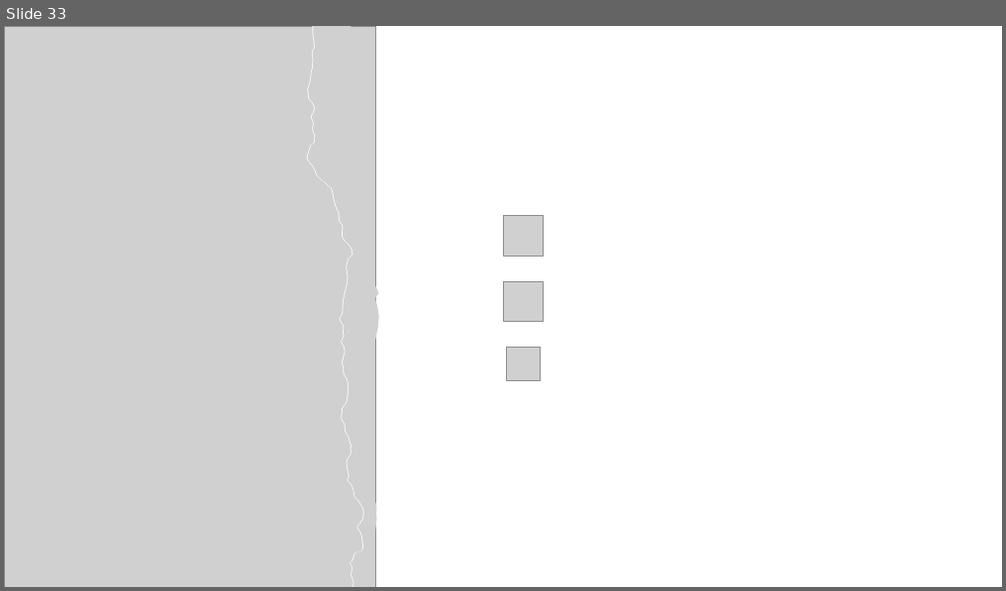
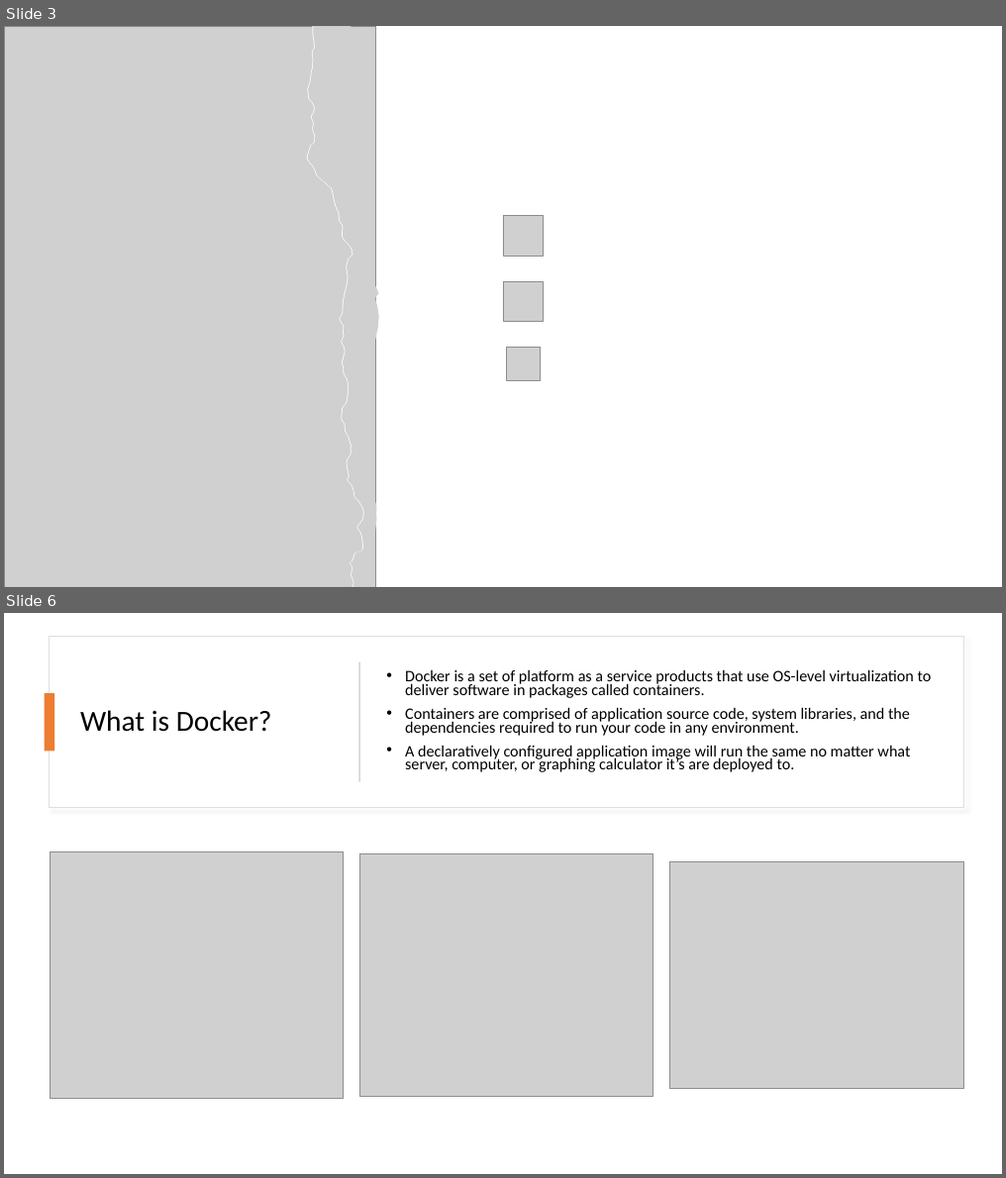
Before and after one commit to dvdmrk/DockerPresentation, a slide deck: Slides/DockerPresentation.pptx. Shown one above the other, each under a label of ours: slide 33 before the commit, slides 3 and 6 after it; the slides between them are not shown. The pictures are 1006x591 and 1006x1178 pixels, drawn with LibreOffice and Linux fonts; fonts in the diff are those of the drawing; grey boxes stand for pictures. Boxes give left, top, right and bottom in pixels: in the first picture for what was removed or moved away, otherwise in the second. Text is boxed around its words. In the diff, an @@ line names an element or a change of style, - is before the commit and + after.

```diff
--- a/Slides/DockerPresentation.pptx
+++ b/Slides/DockerPresentation.pptx
@@ slide 6 added at [4, 613, 1002, 1174], background #FFFFFF @@
@@ rectangle added at [50, 637, 963, 808], fill #FFFFFF, outline #DEDEDE 1 pt @@
@@ rectangle added at [358, 663, 360, 782], fill #D5D5D5 @@
@@ text added at [405, 669, 932, 772], 15.4 pt, text #000000 @@
+• Docker is a set of platform as a service products that use OS-level virtualization to deliver software in packages called containers.
+• Containers are comprised of application source code, system libraries, and the dependencies required to run your code in any environment.
+• A declaratively configured application image will run the same no matter what server, computer, or graphing calculator it’s are deployed to.
@@ rectangle added at [45, 693, 54, 751], fill #ED7D31 @@
@@ title added at [80, 710, 272, 732], 28 pt, text #000000 @@
+What is Docker?
@@ picture added at [50, 852, 344, 1099] @@
@@ picture added at [359, 854, 653, 1096] @@
@@ picture added at [670, 861, 963, 1089] @@
@@ what was slide 33 is now slide 3 @@
```
Also in this commit, not shown: 8 slides changed, 6 other slides added, 4 slides removed, 59 other files.
